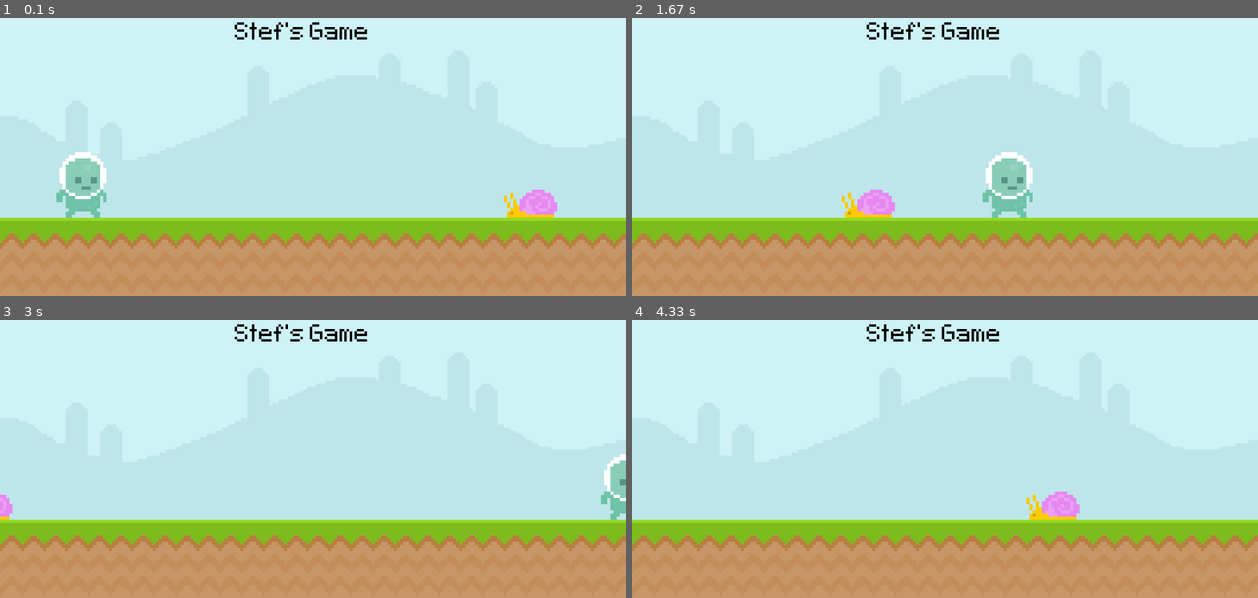
Above: before the commit, frames 1-4 (two rows, left to right).
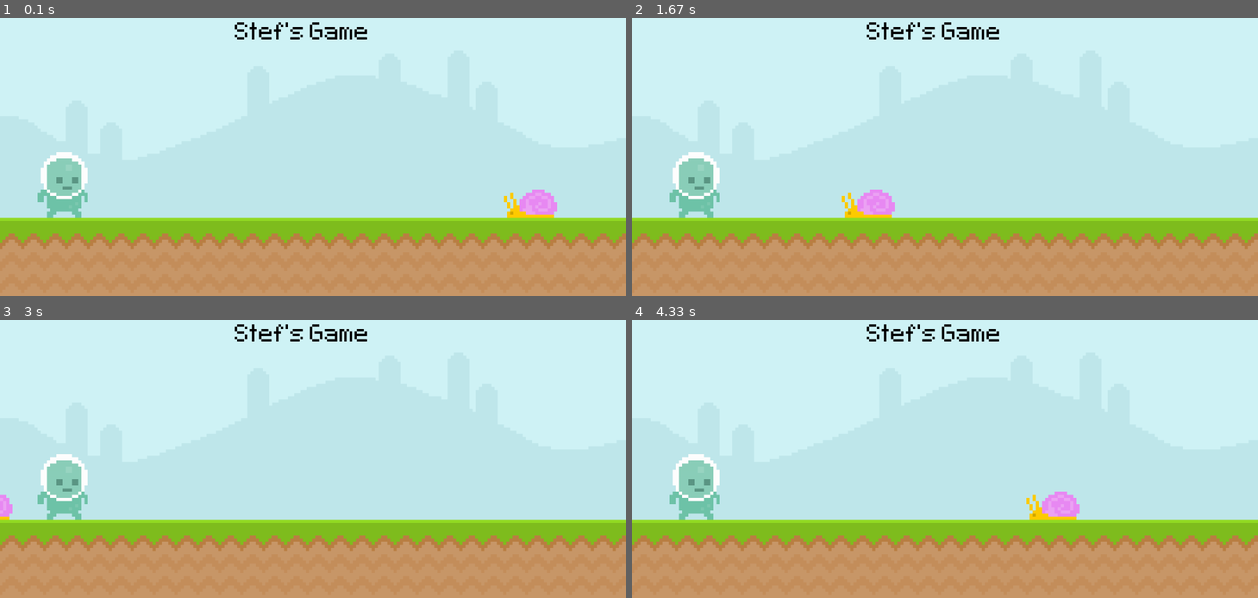
Above: after the commit, the same moments.

Repository: StefMcCuistion/PyGame-Practice-Exercises
Game: pygame game, started from src/runner.py
Same seed, same stepped clock (60 frames per second), same inputs: the game is played once before the commit and once after it.
Inputs:
- Up to frame 1 (0.1 s): no input
- Up to frame 2 (1.67 s): no input
- Up to frame 3 (3 s): no input
- Up to frame 4 (4.33 s): no input

The runs differ from the first frame. In frame 1, 1.7% of the frame differs, in the area x 6-17%, y 48-72%; in frame 2, 2.8%, in the area x 6-64%, y 48-72%; in frame 3, 2.1%; in frame 4, 1.4%.

Commit message:
Removed player's rightward movement

Diff:
--- a/src/runner.py
+++ b/src/runner.py
@@ -32,7 +32,6 @@
         screen.blit(ground_surf, (0, 300))
         screen.blit(txt_surf, (300, 50))
         screen.blit(snail_surf, snail_rect)
-        player_rect.left += 4
         screen.blit(player_surf, player_rect)
         snail_rect.left -= 4
         if snail_rect.left < -snail_rect.width:
